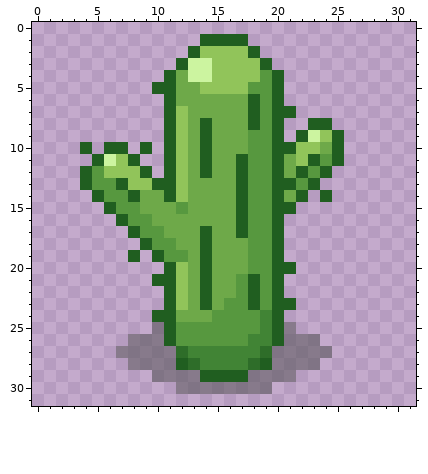
Pixel-art file: _Data/LevelObject/cactus_A.aseprite. That is the earlier state.
32x32 pixels, 1 frame.
After:
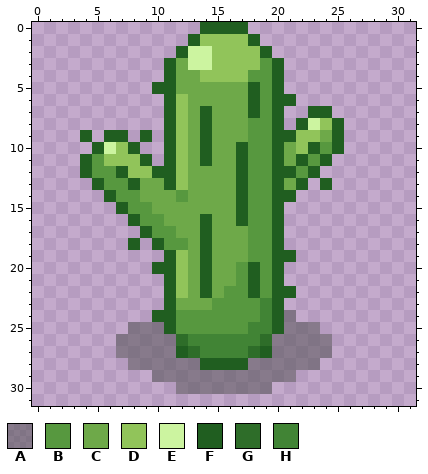
Palette (. is transparent): A #4c4c4c81  B #57983f  C #6ea949  D #91c45a  E #ccf4a0  F #205e20  G #2e6d29  H #418435
Change:
Changed rows in their new state; - is an unchanged pixel.
Layers "Layer 1", "Shadow":
first column x 4:
 0 ----------FFFF--------
 1 ---------FDDDDF-------
 2 --------FEE---DF------
 3 -------FC------BF-----
 4 ---------CD---B-------
 5 ----------CCCCF-------
 6 --------D--------F----
 7 ----------F------.-FF-
 8 --------------B---FEDF
 9 F-FF-F-----------FDDC-
10 .FEDF.-------F---C-FB-
11 FBD-DF------------FBF.
12 --BF-DF---C------FBF.-
13 .F-BFCC----------CF.F-
14 -.F-B--CB--------F.-.-
15 --.F-B--C--------.----
16 ---.F-B---F-----------
17 ----.F-B-----C--------
18 ----F.F-B-------------
19 ----.-.FD--------F----
20 ------F------BF--.----
21 ------.---------------
22 ------------B----F----
23 --------C-CB--BH-.----
24 --------BBB------A----
25 ----AA--------H---AA--
26 ---A---AGHHHHH-GA---A-
27 --------FG----GF------
28 --------AAFFFFAA------
29 ----------AAAA--------
Where, in picture pixels (left, top, right, bottom), the same in both pictures:
changed: (80, 22, 344, 382)
